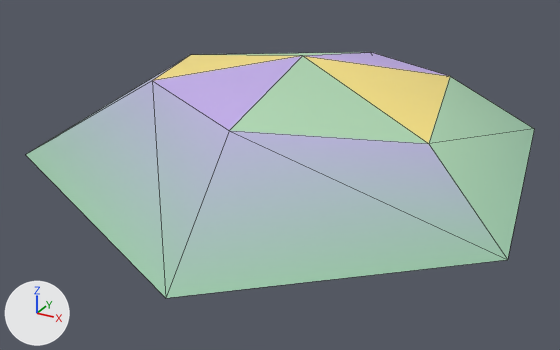
The glTF model world/spring_court/wider/assets/flora/glade/crocus_patch_a_far.glb as it was, and as the next commit left it.
Both versions are drawn from a camera (50 mm lens) standing at (0.449, -0.878, 0.433) and looking at (-0.007, -0.048, 0.018). Arrows for +X, +Y and +Z are at lower left; the lights stay in place. The older version comes first. Mesh edges are drawn as thin lines. Vertices at exactly the same position are counted once.

Names of what the first picture shows: 'soft'.
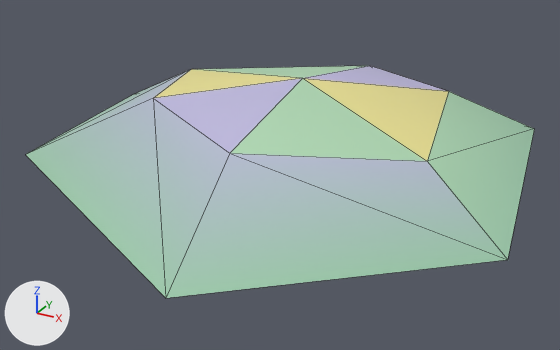
What differs and where, as boxes [x1, y1, x2, y2] in the pictures (560 x 350 px):
```json
{"object": "soft", "change": "reshaped", "before": [26, 52, 534, 298], "after": [26, 66, 534, 298]}
```

The change, as JSON lines over the scene's bpy script:
```json
{"block": "me_soft", "where": "# used by ob_soft; location = (0.0, 0.0, 0.0)"}
{"op": "remove", "block": "me_soft", "code": "me_soft.from_pydata(...)  # 13 vertices, 18 faces; spans x -0.375..0.317, y -0.379..0.342, z 0.03..0.17"}
{"op": "add", "block": "me_soft", "code": "me_soft.from_pydata(...)  # 13 vertices, 18 faces; spans x -0.375..0.317, y -0.379..0.342, z 0.03..0.14"}
{"block": "me_soft", "change": "me_soft part 1"}
{"op": "set", "path": "me_soft.vertices[0].co", "old": "(0.0, 0.0, 0.17)", "new": "(0.0, 0.0, 0.14)", "note": "pixel (302, 55) -> pixel (302, 78)"}
{"op": "set", "path": "me_soft.vertices[1].co", "old": "(0.152, 0.155, 0.124)", "new": "(0.152, 0.155, 0.102)", "note": "pixel (450, 76) -> pixel (448, 91)"}
{"op": "set", "path": "me_soft.vertices[3].co", "old": "(0.001, 0.23, 0.122)", "new": "(0.001, 0.23, 0.101)", "note": "pixel (370, 52) -> pixel (369, 65)"}
{"op": "set", "path": "me_soft.vertices[5].co", "old": "(-0.222, 0.063, 0.128)", "new": "(-0.222, 0.063, 0.106)", "note": "pixel (190, 54) -> pixel (191, 69)"}
{"op": "set", "path": "me_soft.vertices[7].co", "old": "(-0.175, -0.094, 0.136)", "new": "(-0.175, -0.094, 0.112)", "note": "pixel (152, 80) -> pixel (153, 98)"}
{"op": "set", "path": "me_soft.vertices[9].co", "old": "(0.031, -0.229, 0.147)", "new": "(0.031, -0.229, 0.121)", "note": "pixel (229, 130) -> pixel (229, 153)"}
{"op": "set", "path": "me_soft.vertices[11].co", "old": "(0.207, -0.098, 0.12)", "new": "(0.207, -0.098, 0.099)", "note": "pixel (428, 143) -> pixel (427, 161)"}
```
